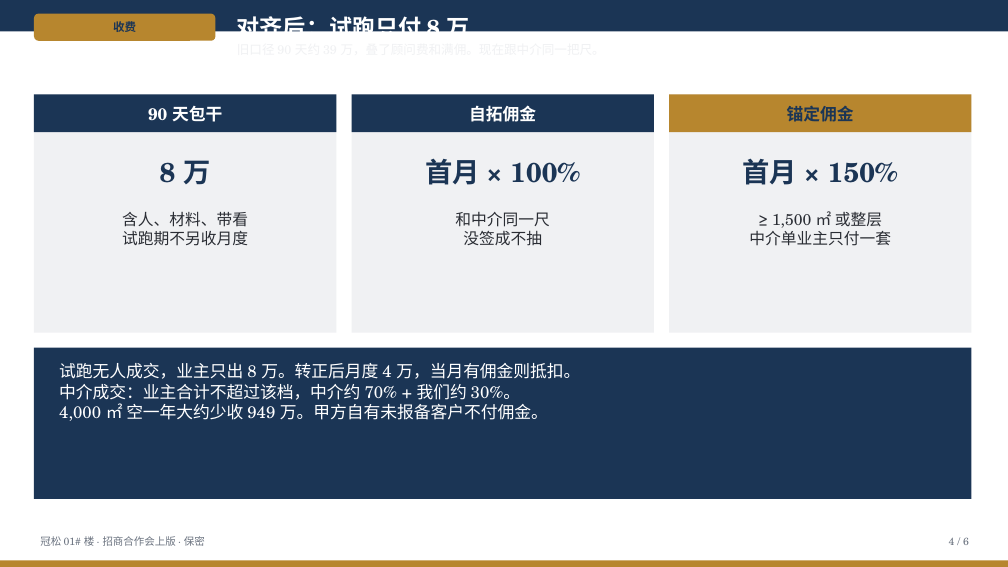
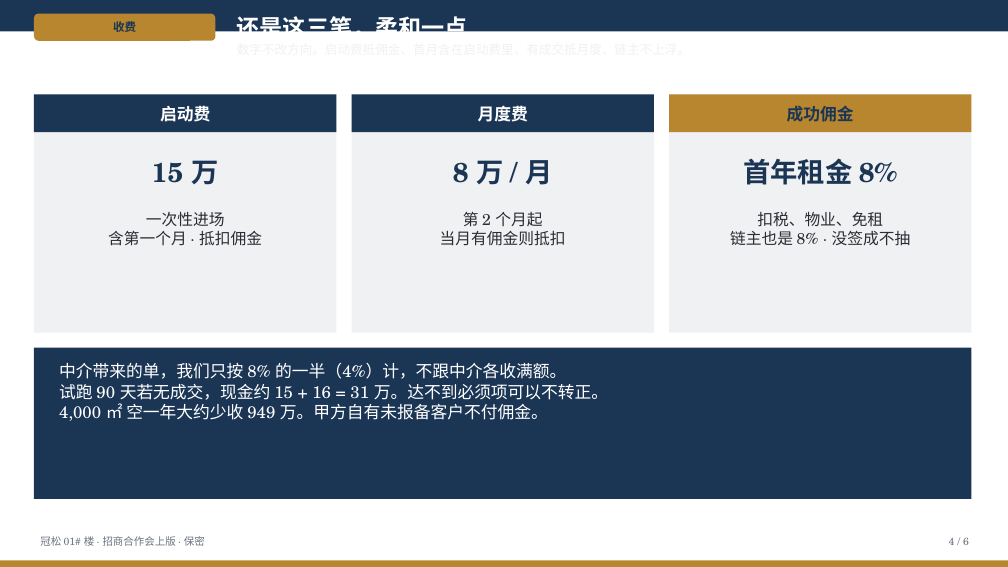
Before and after one commit to hujigang2010-maker/AIDEN, a slide deck: slide 4 of docs/advisory/deck/冠松01楼-招商合作-会上版.pptx. Drawn at 1008x567 pixels with LibreOffice and Linux fonts; fonts in the diff are those of the drawing. Boxes give left, top, right and bottom in pixels: in the first picture for what was removed or moved away, otherwise in the second. Text is boxed around its words. In the diff, an @@ line names an element or a change of style, - is before the commit and + after.

```diff
--- a/docs/advisory/deck/冠松01楼-招商合作-会上版.pptx
+++ b/docs/advisory/deck/冠松01楼-招商合作-会上版.pptx
@@ text at [237, 13, 468, 42]: text changed @@
-对齐后：试跑只付 8 万
+还是这三笔，柔和一点
@@ text at [160, 105, 210, 122]: text changed @@
-90 天包干
+启动费
@@ text at [478, 105, 528, 122]: text changed @@
-自拓佣金
+月度费
@@ text at [787, 106, 854, 122]: text changed @@
-锚定佣金
+成功佣金
@@ text at [152, 160, 218, 185]: text changed @@
-8 万
+15 万
@@ text at [453, 160, 552, 185]: text changed @@
-首月 × 100%
+8 万 / 月
@@ text at [743, 158, 897, 185]: text changed @@
-首月 × 150%
+首年租金 8%
@@ text at [108, 211, 262, 246]: text changed @@
-含人、材料、带看
-试跑期不另收月度
+一次性进场
+含第一个月 · 抵扣佣金
@@ text at [440, 212, 566, 246]: text changed @@
-和中介同一尺
-没签成不抽
+第 2 个月起
+当月有佣金则抵扣
@@ text at [730, 212, 911, 246]: text changed @@
-≥ 1,500 ㎡ 或整层
-中介单业主只付一套
+扣税、物业、免租
+链主也是 8% · 没签成不抽
@@ text at [59, 362, 608, 400]: text changed @@
-试跑无人成交，业主只出 8 万。转正后月度 4 万，当月有佣金则抵扣。
-中介成交：业主合计不超过该档，中介约 70% + 我们约 30%。
+中介带来的单，我们只按 8% 的一半（4%）计，不跟中介各收满额。
+试跑 90 天若无成交，现金约 15 + 16 = 31 万。达不到必须项可以不转正。
```
Also in this commit, not shown: 3 other slides changed, 11 other files.
